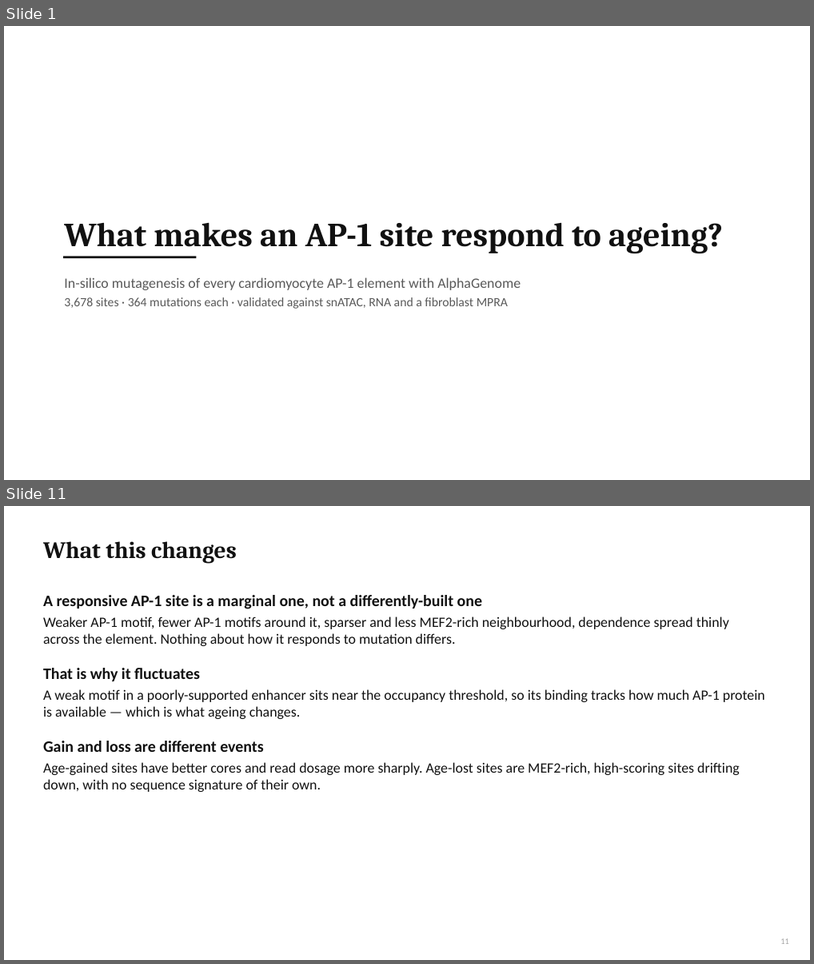
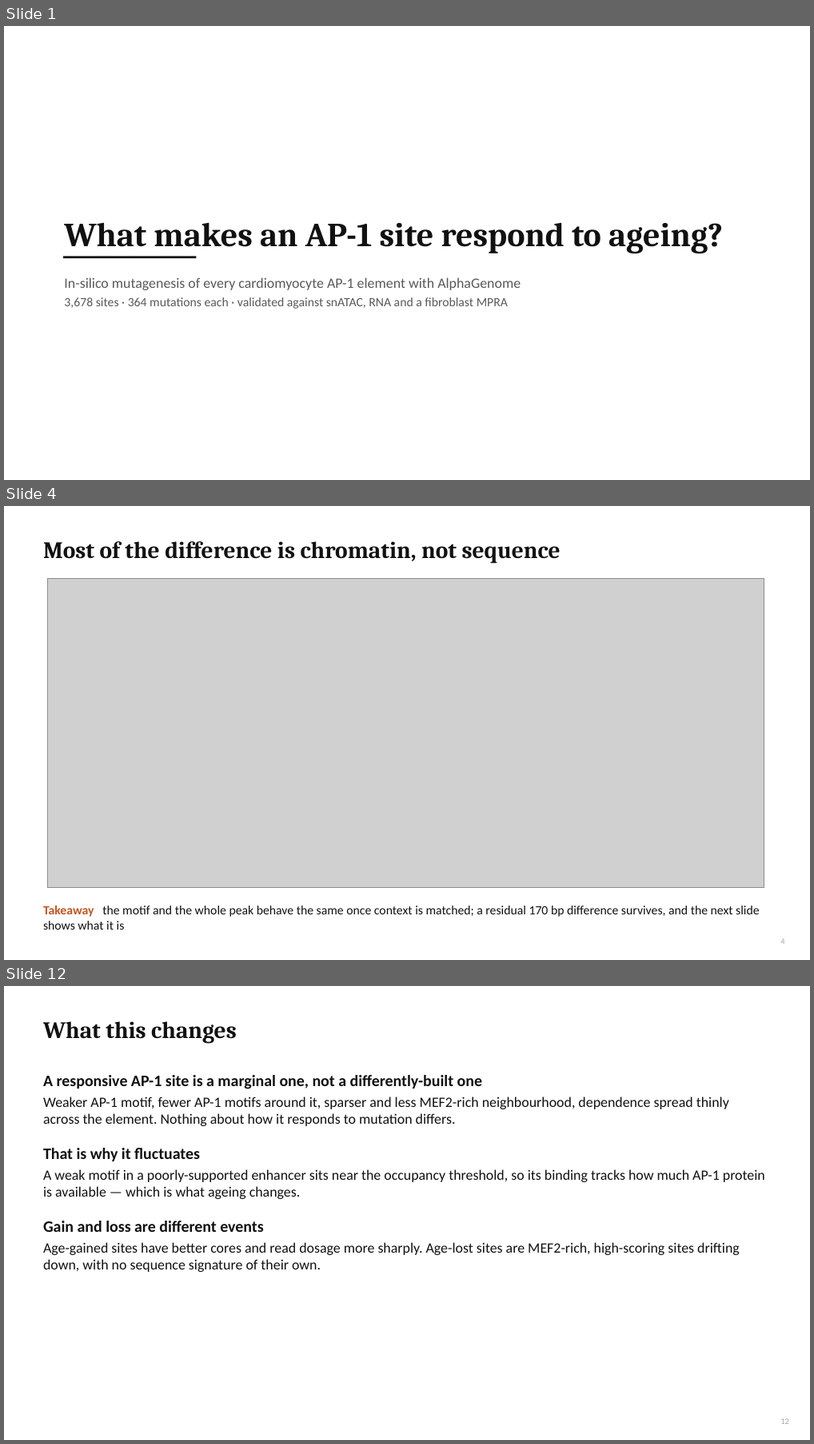
Before and after one commit to cytokine4242/Alpha_Genome_Ap1, a slide deck: Analysis/AP1_AlphaGenome_results.pptx. Shown one above the other, each under a label of ours: slides 1 and 11 before the commit, slides 1, 4 and 12 after it; the slides between them are not shown. The pictures are 814x964 and 814x1444 pixels, drawn with LibreOffice and Linux fonts; fonts in the diff are those of the drawing; grey boxes stand for pictures. Boxes give left, top, right and bottom in pixels: in the first picture for what was removed or moved away, otherwise in the second. Text is boxed around its words. In the diff, an @@ line names an element or a change of style, - is before the commit and + after.

```diff
--- a/Analysis/AP1_AlphaGenome_results.pptx
+++ b/Analysis/AP1_AlphaGenome_results.pptx
@@ slide 4 added at <box>4,506,810,960</box>, background #FFFFFF @@
@@ title added at <box>43,541,561,563</box>, 28 pt, text #111111, bold @@
+Most of the difference is chromatin, not sequence
@@ picture added at <box>48,579,765,887</box> @@
@@ text added at <box>43,905,759,929</box>, 15 pt, text #111111 @@
+Takeaway the motif and the whole peak behave the same once context is matched; a residual 170 bp difference survives, and the next slide shows what it is
@@ page number added at <box>781,938,785,943</box>, 10 pt, text #A6A6A6 @@
+4
@@ what was slide 11 is now slide 12 @@
```
Also in this commit, not shown: 5 slides changed, 4 other slides added, 4 slides removed, 44 other files.
